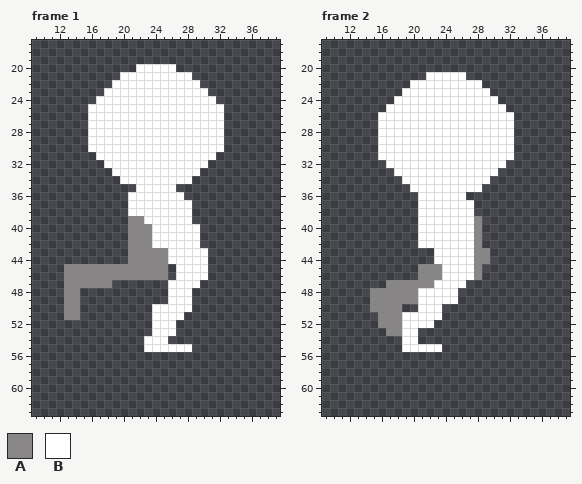
Two states of a pixel-art file, Sprites/Pawns/Pawn_08/Sprite-0008.aseprite. This is how it looked before the edit.
48x64 pixels, 8 frames. Shown: frame 1: x 9..39, y 17..63; frame 2: x 9..39, y 17..63. The commit also changed other frames, which this record leaves out.
Visible layers, top first: "Layer 2", "Layer 1".
Palette (. is transparent): A #888686  B #ffffff
Pixels before, frame 1, first column x 13:
20 .........BBBBB......
21 .......BBBBBBBBB....
22 ......BBBBBBBBBBB...
23 .....BBBBBBBBBBBBB..
24 ....BBBBBBBBBBBBBBB.
25 ...BBBBBBBBBBBBBBBBB
26 ...BBBBBBBBBBBBBBBBB
27 ...BBBBBBBBBBBBBBBBB
28 ...BBBBBBBBBBBBBBBBB
29 ...BBBBBBBBBBBBBBBBB
30 ...BBBBBBBBBBBBBBBBB
31 ....BBBBBBBBBBBBBBB.
32 .....BBBBBBBBBBBBB..
33 ......BBBBBBBBBBB...
34 .......BBBBBBBBB....
35 .........BBBBB......
36 ........BBBBBBB.....
37 ........BBBBBBBB....
38 ........BBBBBBBB....
39 ........AABBBBBB....
40 ........AAABBBBBB...
41 ........AAABBBBBB...
42 ........AAABBBBBB...
43 ........AAAAABBBBB..
44 ........AAAAABBBBB..
45 AAAAAAAAAAAAA.BBBB..
46 AAAAAAAAAAAAA.BBBB..
47 AAAAAA.......BBBB...
48 AA...........BBB....
49 AA...........BBB....
50 AA.........BBBBB....
51 AA.........BBBB.....
52 ...........BBB......
53 ...........BBB......
54 ..........BBB.......
55 ..........BBBBBB....
Pixels before, frame 2, first column x 15:
21 .......BBBBB......
22 .....BBBBBBBBB....
23 ....BBBBBBBBBBB...
24 ...BBBBBBBBBBBBB..
25 ..BBBBBBBBBBBBBBB.
26 .BBBBBBBBBBBBBBBBB
27 .BBBBBBBBBBBBBBBBB
28 .BBBBBBBBBBBBBBBBB
29 .BBBBBBBBBBBBBBBBB
30 .BBBBBBBBBBBBBBBBB
31 .BBBBBBBBBBBBBBBBB
32 ..BBBBBBBBBBBBBBB.
33 ...BBBBBBBBBBBBB..
34 ....BBBBBBBBBBB...
35 .....BBBBBBBBB....
36 ......BBBBBB......
37 ......BBBBBBB.....
38 ......BBBBBBB.....
39 ......BBBBBBBA....
40 ......BBBBBBBA....
41 ......BBBBBBBA....
42 ......BBBBBBBA....
43 ........BBBBBAA...
44 ........BBBBBAA...
45 ......AAABBBBA....
46 ......AAABBBBA....
47 ..AAAAAABBBB......
48 AAAAAABBBBB.......
49 AAAAAABBBBB.......
50 AAAA..BBB.........
51 .AAABBBBB.........
52 .AAABBBB..........
53 ..AABB............
54 ....BB............
55 ....BBBBB.........
After the commit:
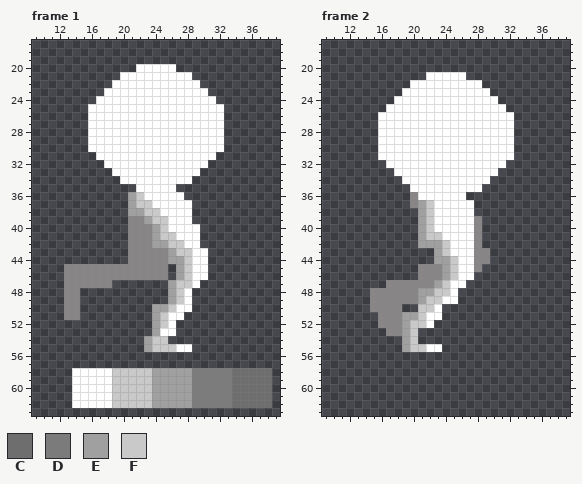
Colours new in this view: C #6e6e6e  D #7b7b7b  E #a0a0a0  F #c9c9c9
What changed:
layer "Leg_Back" added
layer "Leg_Top" added
layer "Layer 1" removed
Changed rows in their new state; - is an unchanged pixel.
Frame 1, layer "Leg_Top":
first column x 14:
36 -------EF----------------
37 -------EFF---------------
38 -------EEFF--------------
39 ---------EFF-------------
40 ----------EF-------------
41 ----------EFF------------
42 ----------EEFF-----------
43 ------------EFF----------
44 ------------EEF----------
45 -------------EF----------
46 -------------EF----------
47 ------------EFF----------
48 ------------EF-----------
49 ------------EF-----------
50 ----------EEF------------
51 ----------EF-------------
52 ----------EF-------------
53 ----------E--------------
54 ---------EFF-------------
55 ---------EFFF------------
58 BBBBBFFFFFEEEEEDDDDDCCCCC
59 BBBBBFFFFFEEEEEDDDDDCCCCC
60 BBBBBFFFFFEEEEEDDDDDCCCCC
61 BBBBBFFFFFEEEEEDDDDDCCCCC
62 BBBBBFFFFFEEEEEDDDDDCCCCC
Frame 2:
first column x 19:
36 -A--------
37 -AEF------
38 --EF------
39 --EF------
40 --EF------
41 --EFF-----
42 --EEEF----
43 ----EF----
44 ----EEF---
45 -----EF---
46 -----EF--.
47 ----EF----
48 --EEFF----
49 --EFF-----
50 --FF------
51 EEF-------
52 EFF-------
53 EF--------
54 EF--------
55 EFF-------
Where, in picture pixels (left, top, right, bottom), the same in both pictures:
changed: (72, 192, 272, 408)
changed: (402, 192, 482, 352)
